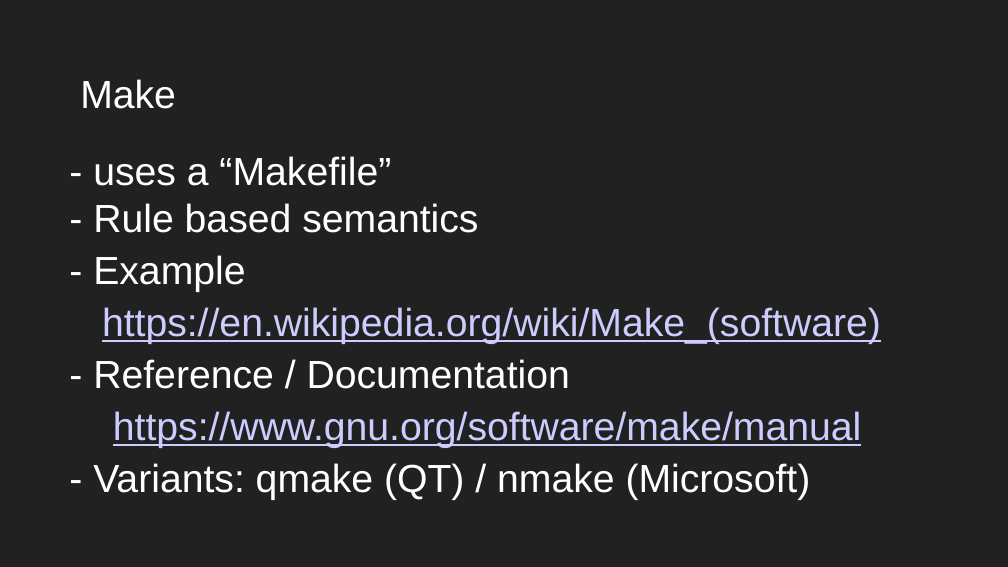
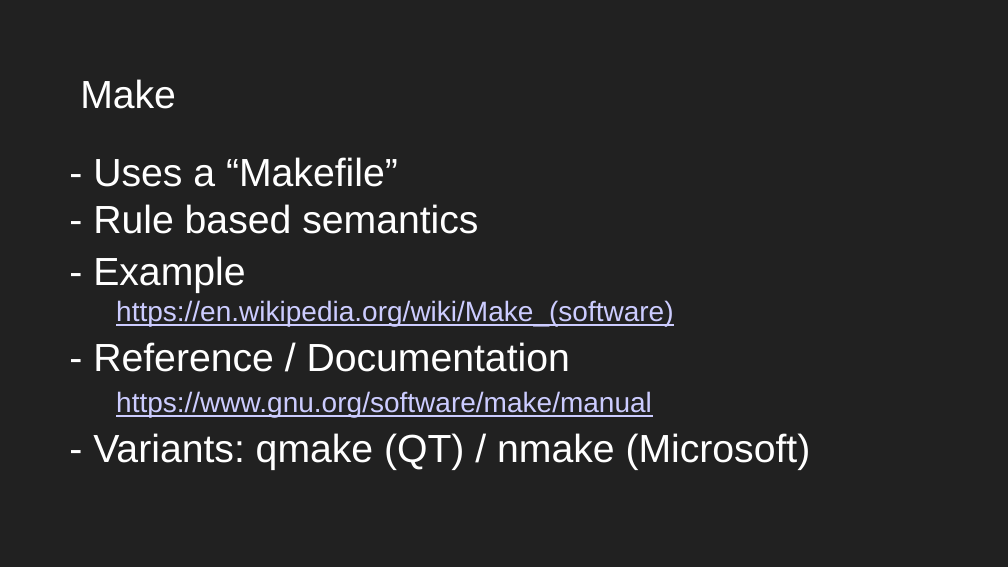
Before and after one commit to 0xz/cmake_survival, a slide deck: slide 10 of PHENICS_i2i_cmake_survival_2026.ppt. Drawn at 1008x567 pixels with LibreOffice and Linux fonts; fonts in the diff are those of the drawing. Boxes give left, top, right and bottom in pixels: in the first picture for what was removed or moved away, otherwise in the second. Text is boxed around its words. In the diff, an @@ line names an element or a change of style, - is before the commit and + after.

```diff
--- a/PHENICS_i2i_cmake_survival_2026.ppt
+++ b/PHENICS_i2i_cmake_survival_2026.ppt
@@ text at [80,79,811,470]: size 28 to 20 pt in "https://en.wikipedia.org/wiki/Make_(software)", "https://www.gnu.org/software/make/manual"; less space between paragraphs @@
@@ text at [93,157,478,234]: text changed @@
-- uses a “Makefile”
-- Rule based semantics
+- Uses a “Makefile”
+- Rule based semantics
```
Also in this commit, not shown: 5 other slides changed, 1 slide added, 21 other files.
